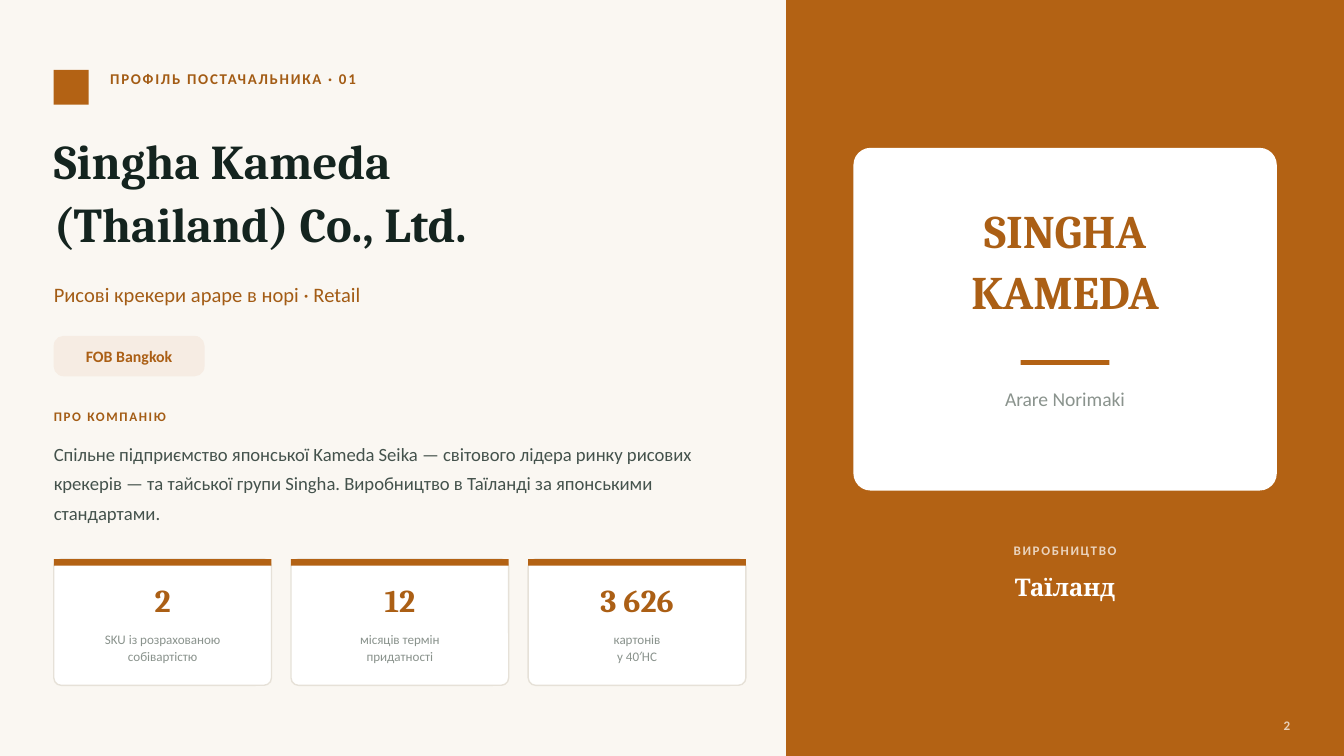
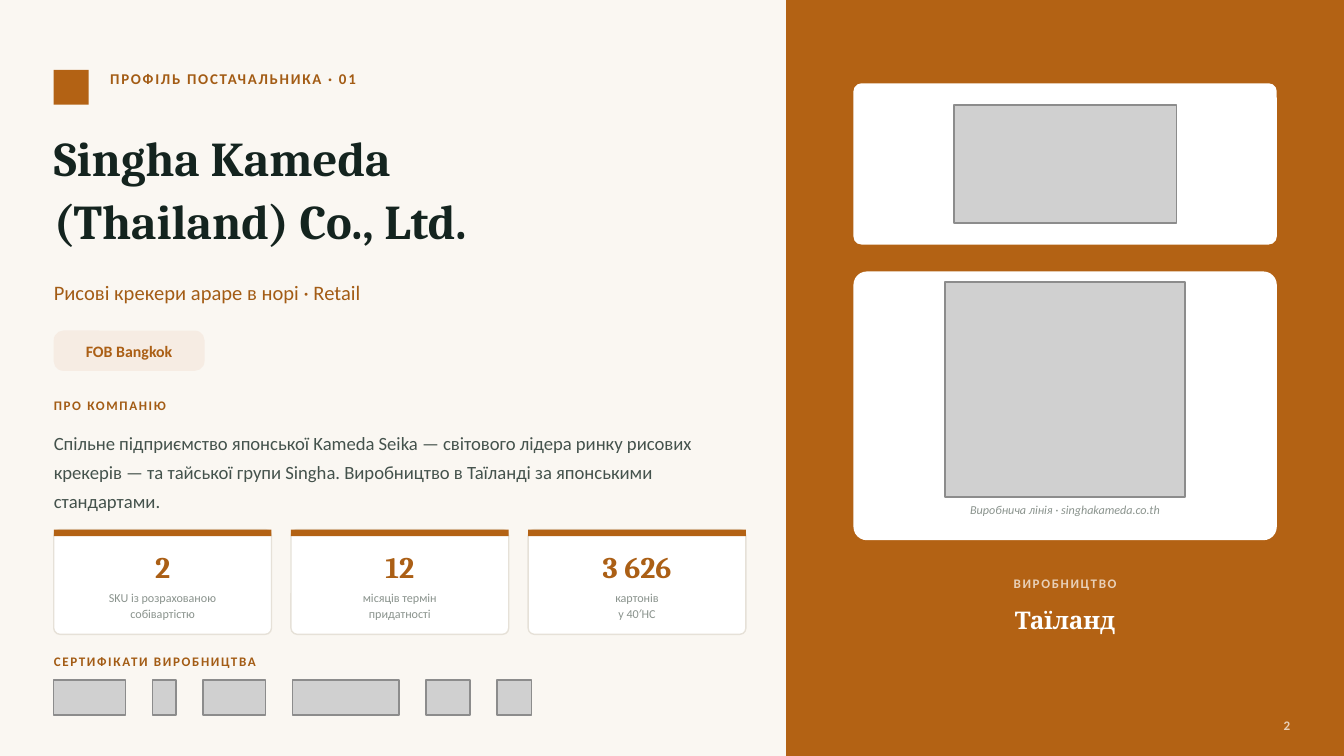
Before and after one commit to IllyaChaplygin/Chaplygin-Illya, a slide deck: slide 2 of presentation/Постачальники_снеків_собівартість.pptx. Drawn at 1344x756 pixels with LibreOffice and Linux fonts; fonts in the diff are those of the drawing; grey boxes stand for pictures. Boxes give left, top, right and bottom in pixels: in the first picture for what was removed or moved away, otherwise in the second. Text is boxed around its words. In the diff, an @@ line names an element or a change of style, - is before the commit and + after.

```diff
--- a/presentation/Постачальники_снеків_собівартість.pptx
+++ b/presentation/Постачальники_снеків_собівартість.pptx
@@ rounded rectangle added at box(853, 83, 1277, 245), fill #FFFFFF @@
@@ picture added at box(954, 105, 1177, 223) @@
@@ text removed at box(971, 216, 1158, 309) @@
-SINGHA
-KAMEDA
@@ rounded rectangle: place and size @@
-rounded rectangle at box(853, 148, 1277, 491)
+rounded rectangle at box(853, 271, 1277, 540)
@@ picture added at box(945, 282, 1185, 497) @@
@@ text "FOB Bangkok": place and size @@
-text "FOB Bangkok" at box(86, 351, 172, 365)
+text "FOB Bangkok" at box(86, 346, 172, 360)
@@ rounded rectangle: place and size @@
-rounded rectangle at box(54, 336, 204, 376)
+rounded rectangle at box(54, 331, 204, 371)
@@ rectangle removed at box(1020, 360, 1109, 366) @@
@@ text "ПРО КОМПАНІЮ": place and size @@
-text "ПРО КОМПАНІЮ" at box(54, 412, 166, 421)
+text "ПРО КОМПАНІЮ" at box(54, 401, 166, 410)
@@ text removed at box(1005, 392, 1125, 406) @@
-Arare Norimaki
@@ text "Спільне підприємство японської Kameda Seika ...": place and size @@
-text "Спільне підприємство японської Kameda Seika ..." at box(54, 448, 692, 523)
+text "Спільне підприємство японської Kameda Seika ..." at box(54, 437, 692, 511)
@@ text "Спільне підприємство японської Kameda Seika ..." at box(54, 437, 692, 511): line spacing 1.32 to 1.3 @@
@@ text added at box(970, 505, 1160, 516), 6.5 pt, text #8A938D, italic @@
+Виробнича лінія · singhakameda.co.th
@@ rounded rectangle: place and size @@
-rounded rectangle at box(54, 559, 271, 685)
+rounded rectangle at box(54, 530, 271, 634)
@@ rounded rectangle: place and size @@
-rounded rectangle at box(292, 559, 509, 685)
+rounded rectangle at box(292, 530, 509, 634)
@@ 3 rectangles: place and size @@
-3 rectangles at box(54, 559, 746, 566)
+3 rectangles at box(54, 530, 746, 536)
@@ rounded rectangle: place and size @@
-rounded rectangle at box(528, 559, 746, 685)
+rounded rectangle at box(528, 530, 746, 634)
@@ 3 texts: place and size @@
-3 texts at box(155, 590, 673, 613)
+3 texts at box(155, 557, 671, 579)
@@ size 17 to 16 pt in 3 elements at box(155, 557, 170, 578), box(385, 557, 414, 578), box(603, 557, 671, 579) @@
@@ 3 texts: place and size @@
-3 texts at box(105, 635, 661, 663)
+3 texts at box(109, 594, 658, 620)
@@ size 7 to 6.5 pt; line spacing 1.14 to 1.12 in 3 elements at box(109, 594, 216, 620), box(363, 594, 436, 620), box(615, 594, 658, 620) @@
@@ text "ВИРОБНИЦТВО": place and size @@
-text "ВИРОБНИЦТВО" at box(1014, 546, 1117, 557)
+text "ВИРОБНИЦТВО" at box(1014, 579, 1117, 590)
@@ text "ВИРОБНИЦТВО" at box(1014, 579, 1117, 590): text colour #EAD3BD to #E8D0B8 @@
@@ text "Таїланд": place and size @@
-text "Таїланд" at box(1015, 578, 1116, 601)
+text "Таїланд" at box(1015, 611, 1116, 634)
@@ text added at box(54, 653, 732, 675), 7 pt, text #A35C15, bold @@
+СЕРТИФІКАТИ ВИРОБНИЦТВА
@@ picture added at box(54, 680, 126, 715) @@
@@ picture added at box(153, 680, 176, 715) @@
@@ picture added at box(203, 680, 265, 715) @@
@@ picture added at box(292, 680, 398, 715) @@
@@ picture added at box(426, 680, 470, 715) @@
@@ picture added at box(497, 680, 532, 715) @@
```
Also in this commit, not shown: 3 other slides changed, 15 other files.
